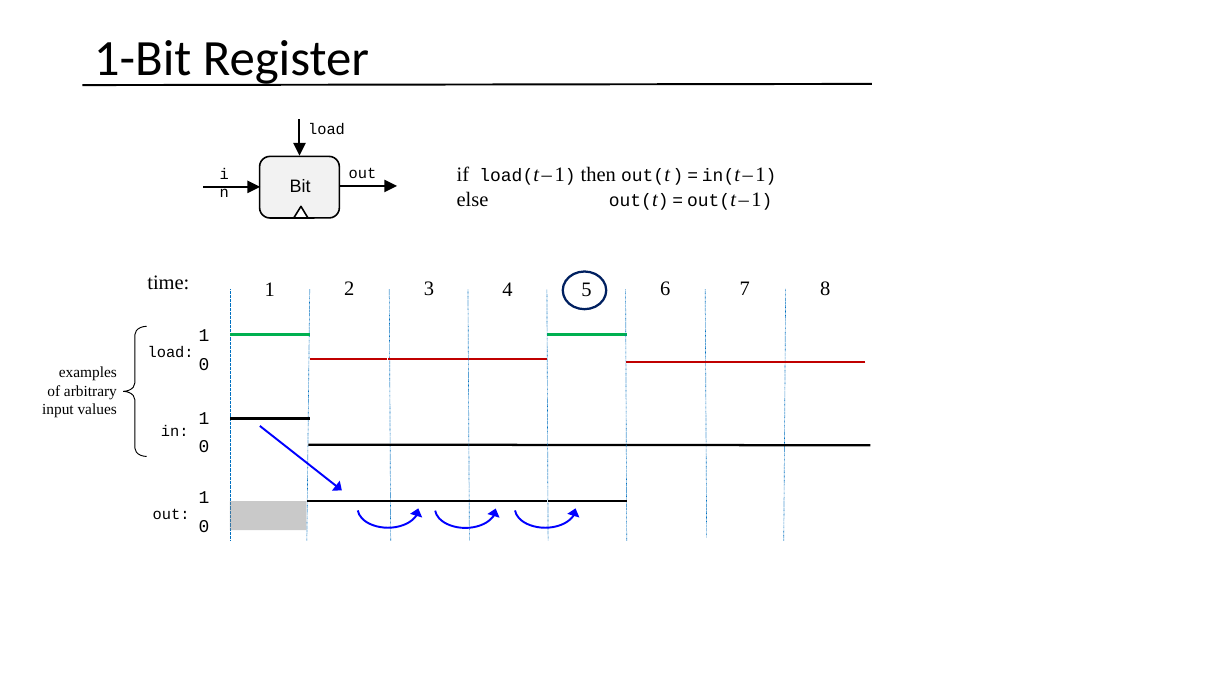
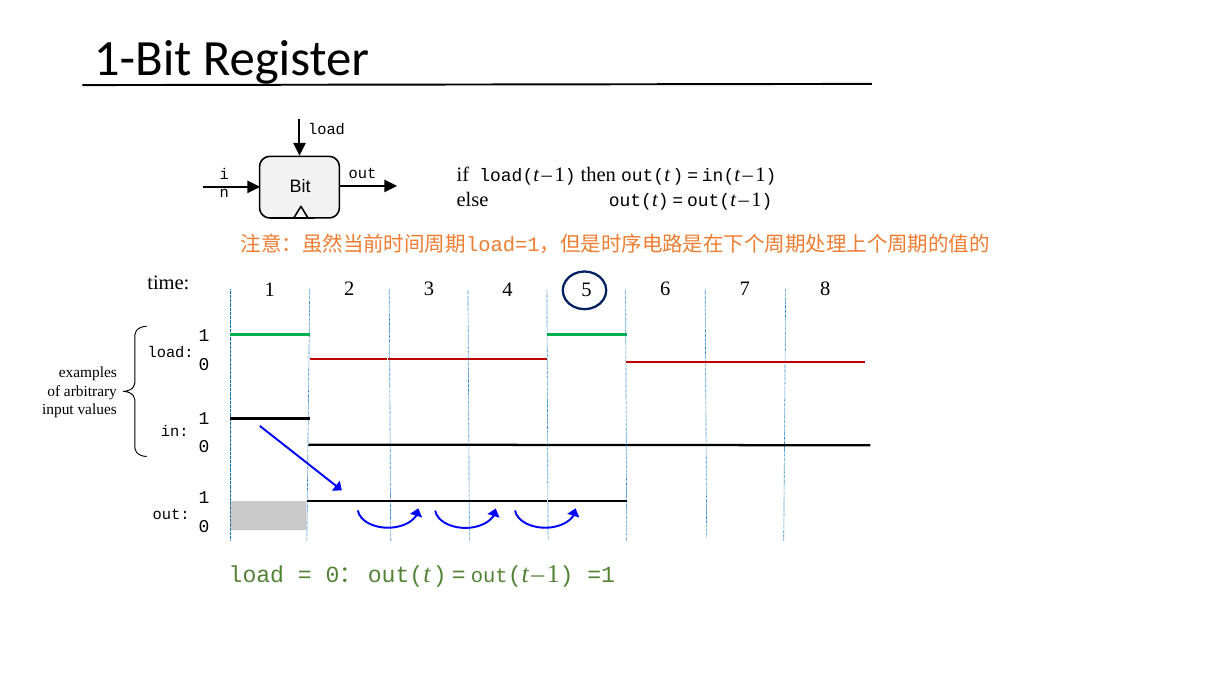
Before and after one commit to vcboy1/Leeds, a slide deck: slide 55 of 26fall/1860/Lecture/Week1.7/Lec 1.7.2 Sequential logic.pptx (slide 50 before the commit). Drawn at 1232x693 pixels with LibreOffice and Linux fonts; fonts in the diff are those of the drawing. Boxes give left, top, right and bottom in pixels: in the first picture for what was removed or moved away, otherwise in the second. Text is boxed around its words. In the diff, an @@ line names an element or a change of style, - is before the commit and + after.

```diff
--- a/26fall/1860/Lecture/Week1.7/Lec 1.7.2 Sequential logic.pptx
+++ b/26fall/1860/Lecture/Week1.7/Lec 1.7.2 Sequential logic.pptx
@@ text added at (241,233,990,253), 16 pt, text #ED7D31 @@
+注意：虽然当前时间周期load=1，但是时序电路是在下个周期处理上个周期的值的
@@ text added at (229,565,615,587), 18 pt, text #548235 @@
+load = 0： out(t ) = out(t – 1) =1
```
Also in this commit, not shown: 31 other slides changed, 8 slides added, 4 slides removed, 4 other files.
